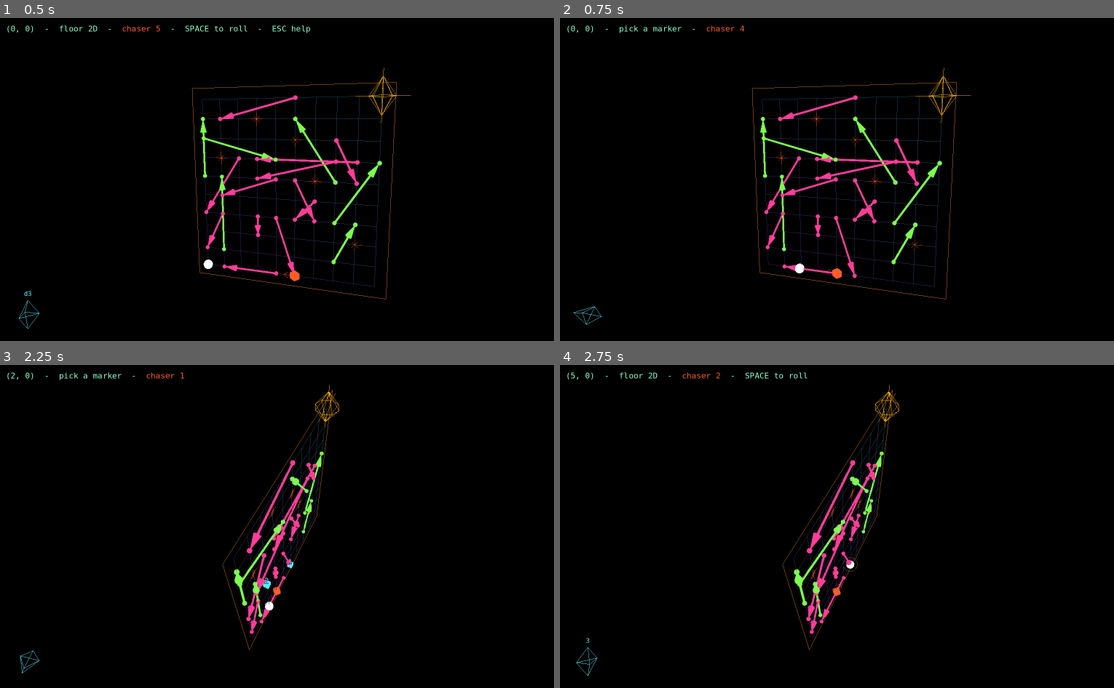
Above: before the commit, frames 1-4 (two rows, left to right).
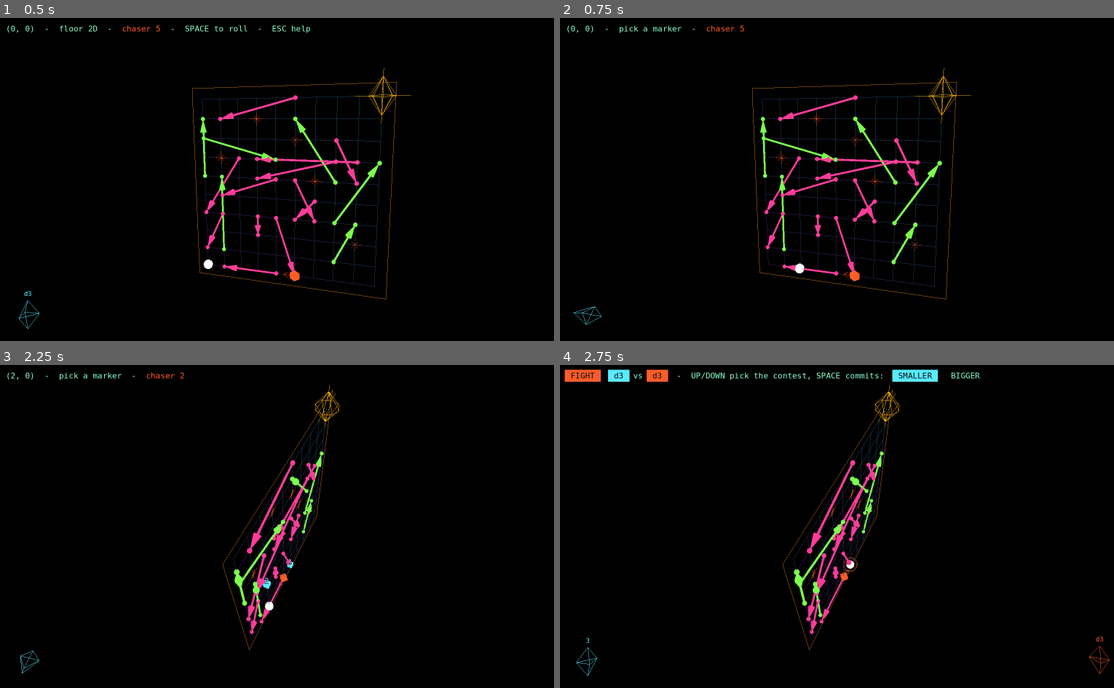
Above: after the commit, the same moments.

Repository: SamTech37/snakes-and-ladder-Ndim
Game: Godot game, scene res://src/main/main.tscn
Two runs of this game, one before a commit and one after it. Both use one fixed random seed, a clock stepped at 60 frames per second and the inputs below.
Inputs (mouse positions are in pixels of both pictures, inside the frame that each line leads up to):
- Up to frame 1 (0.5 s): no input
- Up to frame 2 (0.75 s): tap Enter (ui_accept) at 0.5 s; move the mouse to (975, 160) at 0.52 s; hold Right (ui_right) from 0.53 s (still down); tap 1 at 0.6 s; click (975, 160) at 0.67 s
- Up to frame 3 (2.25 s): tap Enter (ui_accept) at 0.77, 2 s; tap 9 at 0.8 s; release Right (ui_right) at 1.25 s; drag from (166, 539) to (254, 591) at 1.27 s; move the mouse to (343, 452) at 2.02 s; hold Right (ui_right) from 2.03 s (still down); tap 0 at 2.1 s
- Up to frame 4 (2.75 s): keep holding Right (ui_right); tap 1 at 2.3 s

Frame 1 is identical in both runs. In frame 2, 0.1% of the frame differs, in the area x 32-55%, y 2-82%; in frame 3, less than 0.1%; in frame 4, 1.5%, in the area x 0-100%, y 1-96%.

Commit message:
fix: the chaser steps after your move, not between your roll and it
Rolling a 4 that would have carried you clear could still get you caught
before you had touched a marker. The roll is not the move, and being taken on
a move you had not made yet is a trap rather than a chase.

You act, then it acts: the step happens once the move is actually made. A
spent reroll still moves it — that is a turn's time bought with no ground
covered, and it is the one step you chose to pay for, so the token is still
not free time.

test_run asserts the order both ways: the chaser holds still through a roll
and moves once the move lands.

Co-Authored-By: Claude Opus 5 <noreply@anthropic.com>

Diff:
--- a/src/main/main.gd
+++ b/src/main/main.gd
@@ -376,6 +376,8 @@
 		return
 	rerolls -= 1
 	_roll(false)
+	# A reroll is the whole action: you spend the turn's time and stay where you are, so the chaser gets its step for it. That is what stops the token from being free time -- and unlike a roll, this is a step you chose to pay for.
+	_step_roamer()
 
 
 func _roll(spend_turn: bool) -> void:
@@ -396,8 +398,6 @@
 	if trapped:
 		tray.flash_spares()
 	ghosts.show_moves(moves, links, foes)
-	# After the roll, not after the turn: a reroll is a roll, so the escape hatch costs a cell of distance. The markers stay up through a catch -- being caught takes a die, not the move you were about to make.
-	_step_roamer()
 	_redraw()
 	_refresh_hud()
 
@@ -467,6 +467,13 @@
 	# Landing somewhere new changes which plane is lit and which frame is warm.
 	_redraw()
 	busy = false
+
+	# It moves after you do, not between your roll and your move. Stepping it on the roll meant a 4 that would have carried you clear could still be caught before you had touched a marker -- the roll is not the move, and being taken on a move you had not made yet is not a chase, it is a trap.
+	_step_roamer()
+	if not fight.is_empty():
+		_refresh_hud()
+		return
+
 	var at := Board.coords_to_index(coords, size)
 	if coords == roamer:
 		# You can walk into it as easily as it walks into you.
--- a/tests/test_run.gd
+++ b/tests/test_run.gd
@@ -44,16 +44,28 @@
 	m.free()
 
 
-## A spent token moves it too -- that is what stops the escape hatch from being free time -- and being caught is a fight you did not get to frame.
+## It moves after you move -- never between your roll and your move, which would take you on a move you had not made yet. A spent token moves it too, because that is a turn's time bought and no ground covered.
 func _catch() -> void:
 	var m: Node3D = await _game()
-	m.rerolls = 1
-	m.roll = 1
-	var before: PackedInt32Array = m.roamer.duplicate()
-	m.reroll()
-	assert(m.roamer != before, "a reroll did not advance the chaser")
-	assert(m.rerolls == 0, "a reroll did not spend its token")
+
+	# Rolling is not moving: the chaser holds still until the move is actually made.
+	var parked: PackedInt32Array = m.roamer.duplicate()
+	m.do_roll()
+	assert(m.roamer == parked, "the chaser moved on the roll, before the move was made")
+	assert(not m.moves.is_empty(), "no legal move to test the order with")
+	m.choose(0)
+	await process_frame
+	assert(m.roamer != parked, "the chaser did not move after the move was made")
 	m.free()
+
+	var r: Node3D = await _game()
+	r.rerolls = 1
+	r.roll = 1
+	var before: PackedInt32Array = r.roamer.duplicate()
+	r.reroll()
+	assert(r.roamer != before, "a reroll did not advance the chaser")
+	assert(r.rerolls == 0, "a reroll did not spend its token")
+	r.free()
 
 	var c: Node3D = await _game()
 	# One cell away and one roll from the player, so the next step lands on them.
Not shown, changed: CLAUDE.md
